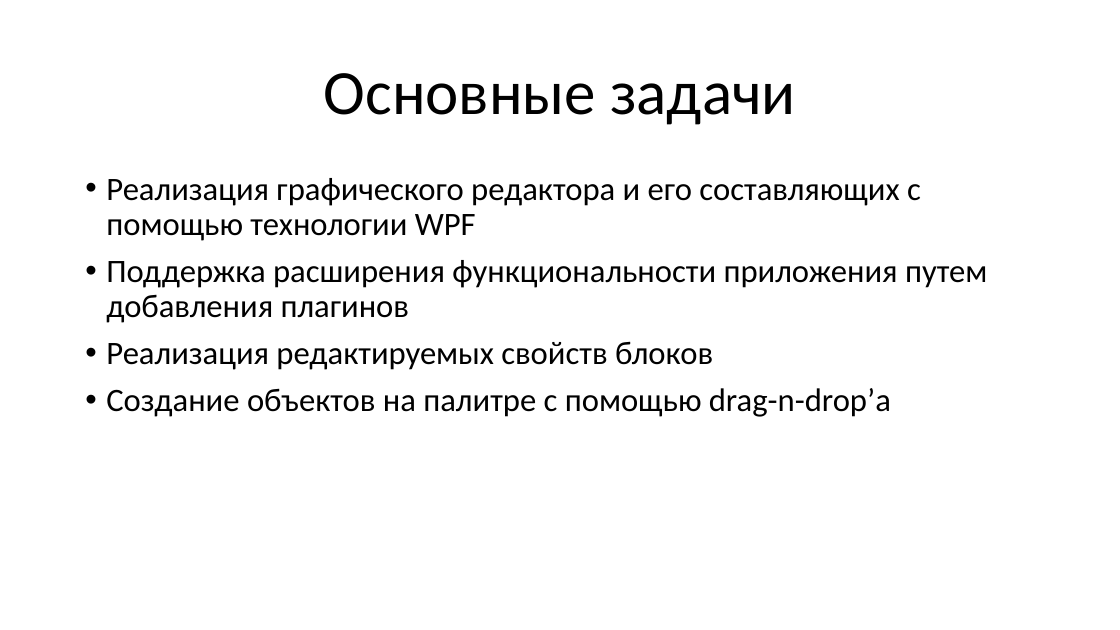
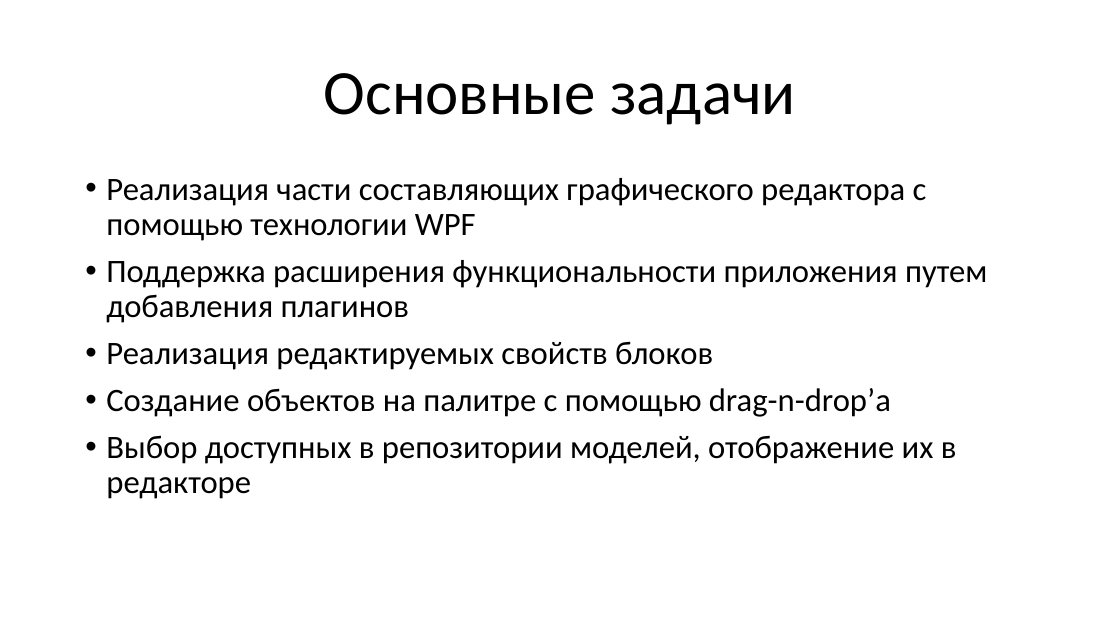
Before and after one commit to RexTremendaeMajestatis/Presentations, a slide deck: slide 3 of REAL.NET.pptx. Drawn at 1120x630 pixels with LibreOffice and Linux fonts; fonts in the diff are those of the drawing. Boxes give left, top, right and bottom in pixels: in the first picture for what was removed or moved away, otherwise in the second. Text is boxed around its words. In the diff, an @@ line names an element or a change of style, - is before the commit and + after.

Commit message:
Added some information to the third slide

```diff
--- a/REAL.NET.pptx
+++ b/REAL.NET.pptx
@@ text at [106, 178, 927, 241]: text changed @@
-• Реализация графического редактора и его составляющих с помощью технологии WPF
+• Реализация части составляющих графического редактора с помощью технологии WPF
@@ text at [106, 435, 957, 499]: paragraph added @@
+• Выбор доступных в репозитории моделей, отображение их в редакторе
```
